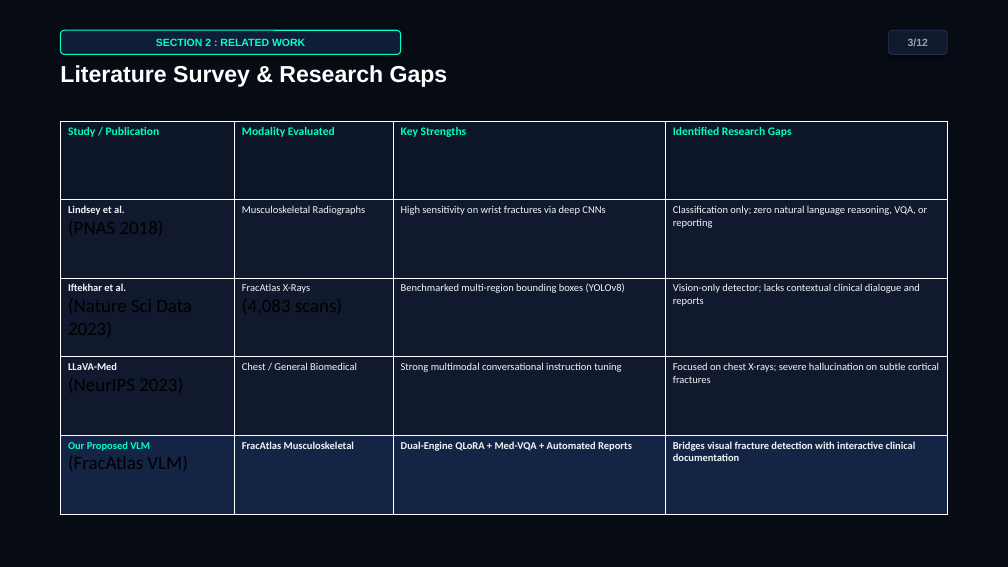
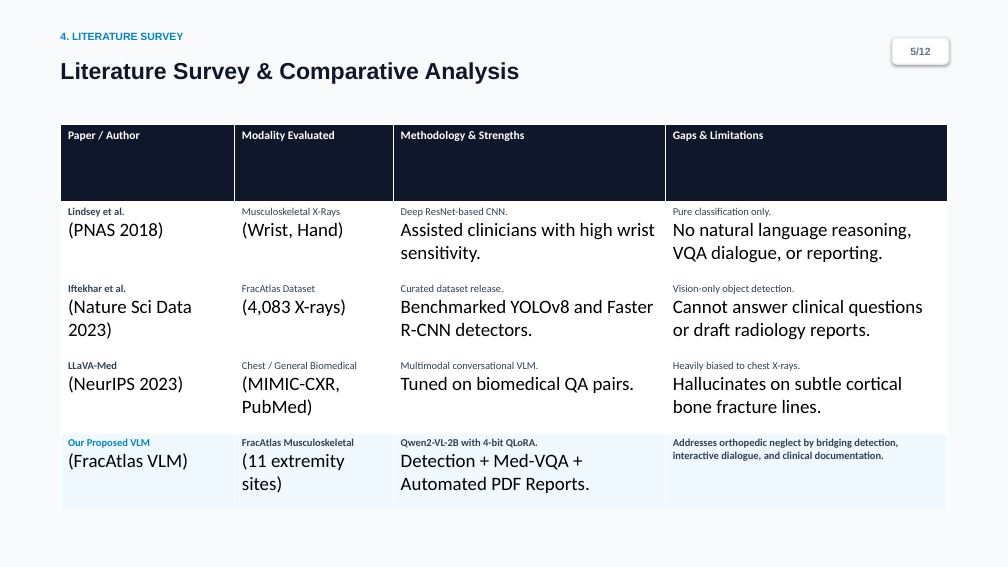
Before and after one commit to Sahanawaz233/medical-vlm-fracatlas, a slide deck: slide 5 of Review_1_Presentation.pptx (slide 3 before the commit). Drawn at 1008x567 pixels with LibreOffice and Linux fonts; fonts in the diff are those of the drawing. Boxes give left, top, right and bottom in pixels: in the first picture for what was removed or moved away, otherwise in the second. Text is boxed around its words. In the diff, an @@ line names an element or a change of style, - is before the commit and + after.

```diff
--- a/Review_1_Presentation.pptx
+++ b/Review_1_Presentation.pptx
@@ rectangle at [0,0,1008,567]: fill #070B14 to #F8FAFC @@
@@ rounded rectangle removed at [60,30,401,54] @@
-SECTION 2 : RELATED WORK
@@ text added at [60,32,183,40], 10 pt, text #0284C7, bold @@
+4. LITERATURE SURVEY
@@ rounded rectangle "5/12": place and size @@
-rounded rectangle "5/12" at [889,30,948,54]
+rounded rectangle "5/12" at [892,38,949,64]
@@ rounded rectangle "5/12" at [892,38,949,64]: fill #10192D to #FFFFFF; outline #213255 0.75 pt to #E2E8F0 1 pt @@
@@ text in rounded rectangle at [910,47,930,55]: text changed; text colour #94A3B8 to #64748B @@
-3/12
+5/12
@@ text at [60,62,520,84]: text changed; text colour #FFFFFF to #0F172A @@
-Literature Survey & Research Gaps
+Literature Survey & Comparative Analysis
@@ table at [60,125,948,510] @@
-row 1: Study / Publication | Modality Evaluated | Key Strengths | Identified Research Gaps
+row 1: Paper / Author | Modality Evaluated | Methodology & Strengths | Gaps & Limitations
-row 2: Lindsey et al. / (PNAS 2018) | Musculoskeletal Radiographs | High sensitivity on wrist fractures via deep CNNs | Classification only; zero natural language reasoning, VQA, or reporting
+row 2: Lindsey et al. / (PNAS 2018) | Musculoskeletal X-Rays / (Wrist, Hand) | Deep ResNet-based CNN. / Assisted clinicians with high wrist sensitivity. | Pure classification only. / No natural language reasoning, VQA dialogue, or reporting.
-row 3: Iftekhar et al. / (Nature Sci Data 2023) | FracAtlas X-Rays / (4,083 scans) | Benchmarked multi-region bounding boxes (YOLOv8) | Vision-only detector; lacks contextual clinical dialogue and reports
+row 3: Iftekhar et al. / (Nature Sci Data 2023) | FracAtlas Dataset / (4,083 X-rays) | Curated dataset release. / Benchmarked YOLOv8 and Faster R-CNN detectors. | Vision-only object detection. / Cannot answer clinical questions or draft radiology reports.
-row 4: LLaVA-Med / (NeurIPS 2023) | Chest / General Biomedical | Strong multimodal conversational instruction tuning | Focused on chest X-rays; severe hallucination on subtle cortical fractures
+row 4: LLaVA-Med / (NeurIPS 2023) | Chest / General Biomedical / (MIMIC-CXR, PubMed) | Multimodal conversational VLM. / Tuned on biomedical QA pairs. | Heavily biased to chest X-rays. / Hallucinates on subtle cortical bone fracture lines.
-row 5: Our Proposed VLM / (FracAtlas VLM) | FracAtlas Musculoskeletal | Dual-Engine QLoRA + Med-VQA + Automated Reports | Bridges visual fracture detection with interactive clinical documentation
+row 5: Our Proposed VLM / (FracAtlas VLM) | FracAtlas Musculoskeletal / (11 extremity sites) | Qwen2-VL-2B with 4-bit QLoRA. / Detection + Med-VQA + Automated PDF Reports. | Addresses orthopedic neglect by bridging detection, interactive dialogue, and clinical documentation.
@@ fill #0C1628 to #0F172A in row 1 @@
@@ fill #10192D to #FFFFFF in 12 cells @@
@@ fill #142444 to #F0F9FF in row 5 @@
@@ text colour #00FFC8 to #FFFFFF in "Modality Evaluated" @@
@@ text colour #F1F5F9 to #334155 in "Lindsey et al.", "Iftekhar et al.", "LLaVA-Med" @@
@@ text colour #00FFC8 to #0284C7 in "Our Proposed VLM" @@
@@ table: place and size @@
-table at [60,121,948,514]
+table at [60,125,948,510]
```
Also in this commit, not shown: 5 other slides changed, 6 slides added, 6 slides removed, 1 other file.
